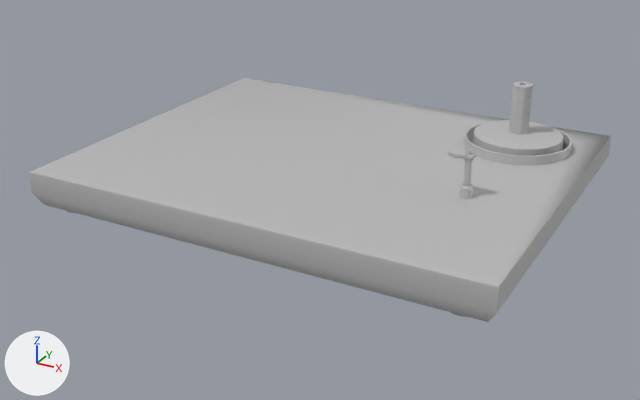
The FBX model Assets/AA_Assets/Record/Base.fbx as it was, and as the next commit left it.
Rendered twice from a 50 mm camera at (0.868, -1.65, 0.787) aimed at (-0.007, -0.059, -0.008). Every picture has the same lights, and +X, +Y and +Z are marked at lower left. Where no turn or scale is listed for an object, it has been applied to the vertices.

Names of what the first picture shows: 'Base'.
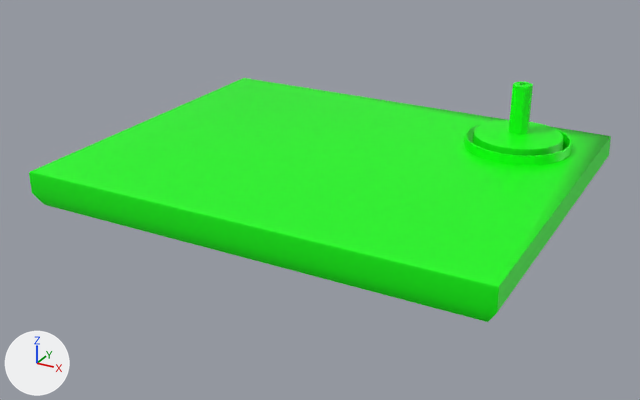
Where the newer file only moved an object's origin or applied its transform, the numbers keep the older frame.

Where the change shows, as pixel boxes [x1, y1, x2, y2] in the pictures (640 x 400 px):
```json
{"part": 1, "of": "me_mesh", "change": "deleted", "before": [65, 149, 476, 317]}
{"part": 2, "of": "me_mesh", "change": "recoloured", "before": [29, 78, 611, 322], "after": [29, 78, 611, 322], "on screen": "grey to green"}
```

Scene script edits in JSON lines:
```json
{"op": "add", "block": "mat_base2", "code": ["mat_base2 = principled_material('Base2')", "mat_base2.base_color = (0.0, 1.0, 0.0)  # green #00ff00"]}
{"block": "me_mesh", "where": "# used by ob_base; location = (-0.002, 0.003, 0.111)"}
{"op": "remove", "block": "me_mesh", "code": "me_mesh.from_pydata(...)  # 561 vertices, 570 faces; spans x -0.518..0.518, y -0.414..0.414, z -0.121..0.121"}
{"op": "add", "block": "me_mesh", "code": "me_mesh.from_pydata(...)  # 200 vertices, 215 faces; spans x -0.518..0.518, y -0.414..0.414, z -0.106..0.121"}
{"block": "me_mesh", "change": "me_mesh part 1: 6 loose pieces with 361 vertices, spanning x -0.486..0.478, y -0.383..0.384, z -0.121..0.072, are deleted"}
{"block": "me_mesh", "change": "me_mesh part 2: 215 faces spanning x -0.518..0.518, y -0.414..0.414, z -0.106..0.121 switch from mat_lambert1 (grey #bcbcbc) to mat_base2 (green #00ff00)"}
```
